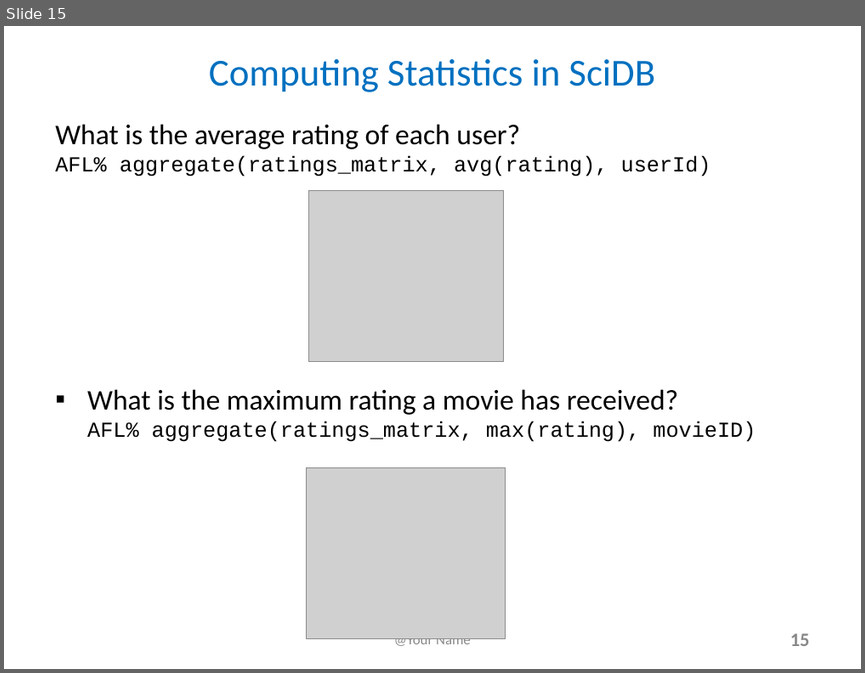
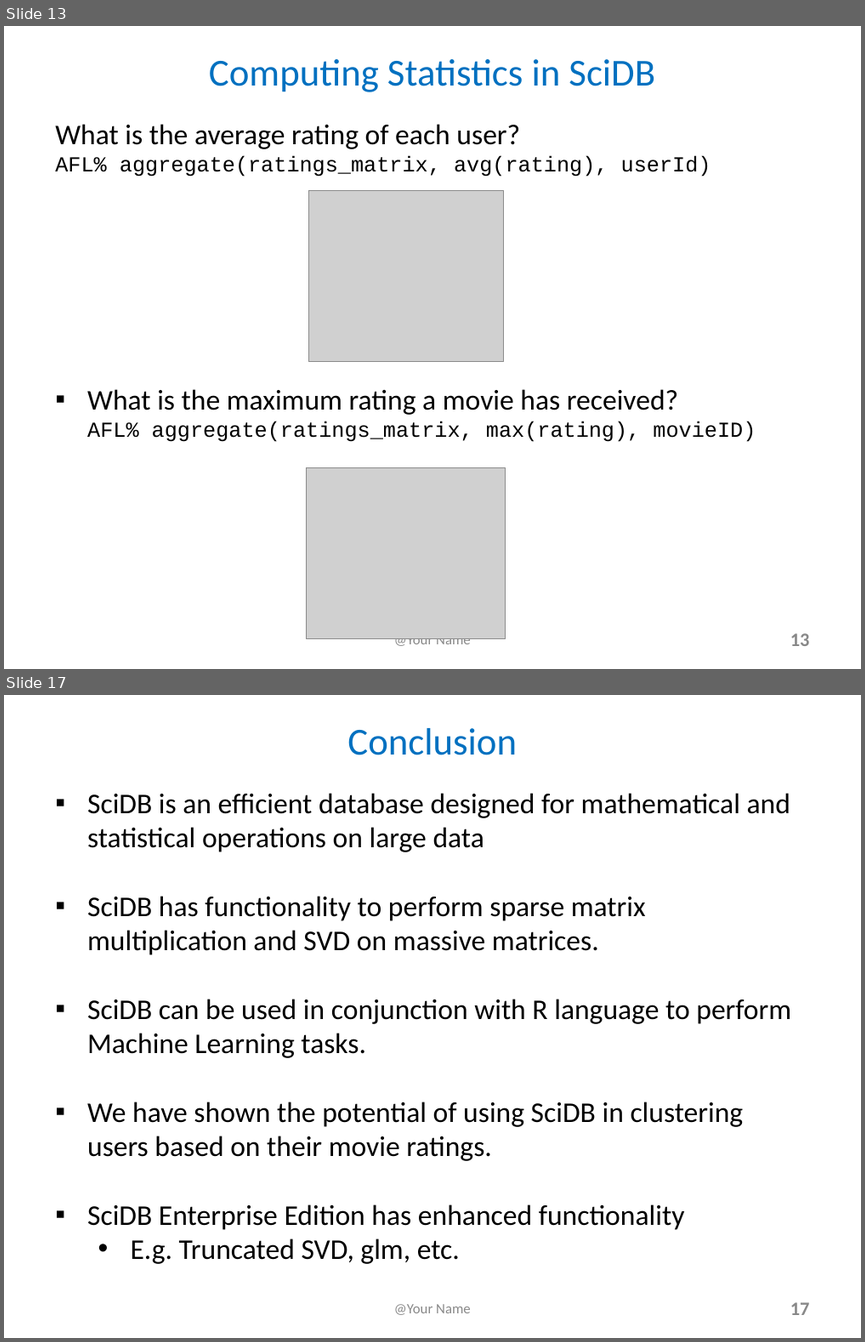
Before and after one commit to lchiaying/SciDB-project, a slide deck: FinalProjectSlides and YouTubeTitlePage_e63_2017.pptx. Shown one above the other, each under a label of ours: slide 15 before the commit, slides 13 and 17 after it; the slides between them are not shown. The pictures are 865x673 and 865x1342 pixels, drawn with LibreOffice and Linux fonts; fonts in the diff are those of the drawing; grey boxes stand for pictures. Boxes give left, top, right and bottom in pixels: in the first picture for what was removed or moved away, otherwise in the second. Text is boxed around its words. In the diff, an @@ line names an element or a change of style, - is before the commit and + after.

```diff
--- a/FinalProjectSlides and YouTubeTitlePage_e63_2017.pptx
+++ b/FinalProjectSlides and YouTubeTitlePage_e63_2017.pptx
@@ slide 17 added at (4, 695, 861, 1338), background #FFFFFF @@
@@ text added at (347, 728, 517, 755), 32 pt, text #0070C0 @@
+Conclusion
@@ text added at (87, 793, 791, 1264), 24 pt, text #000000 @@
+▪ SciDB is an efficient database designed for mathematical and statistical operations on large data
+▪ SciDB has functionality to perform sparse matrix multiplication and SVD on massive matrices.
+▪ SciDB can be used in conjunction with R language to perform Machine Learning tasks.
+▪ We have shown the potential of using SciDB in clustering users based on their movie ratings.
+▪ SciDB Enterprise Edition has enhanced functionality
+  • E.g. Truncated SVD, glm, etc.
@@ text added at (394, 1304, 471, 1315), 12 pt, text #898989 @@
+@Your Name
@@ page number added at (790, 1302, 810, 1315), 16 pt, text #888888, bold @@
+17
@@ what was slide 15 is now slide 13 @@
@@ page number at (790, 633, 810, 646): text changed @@
-15
+13
```
Also in this commit, not shown: 7 slides changed, 1 slide removed, 13 other files.
